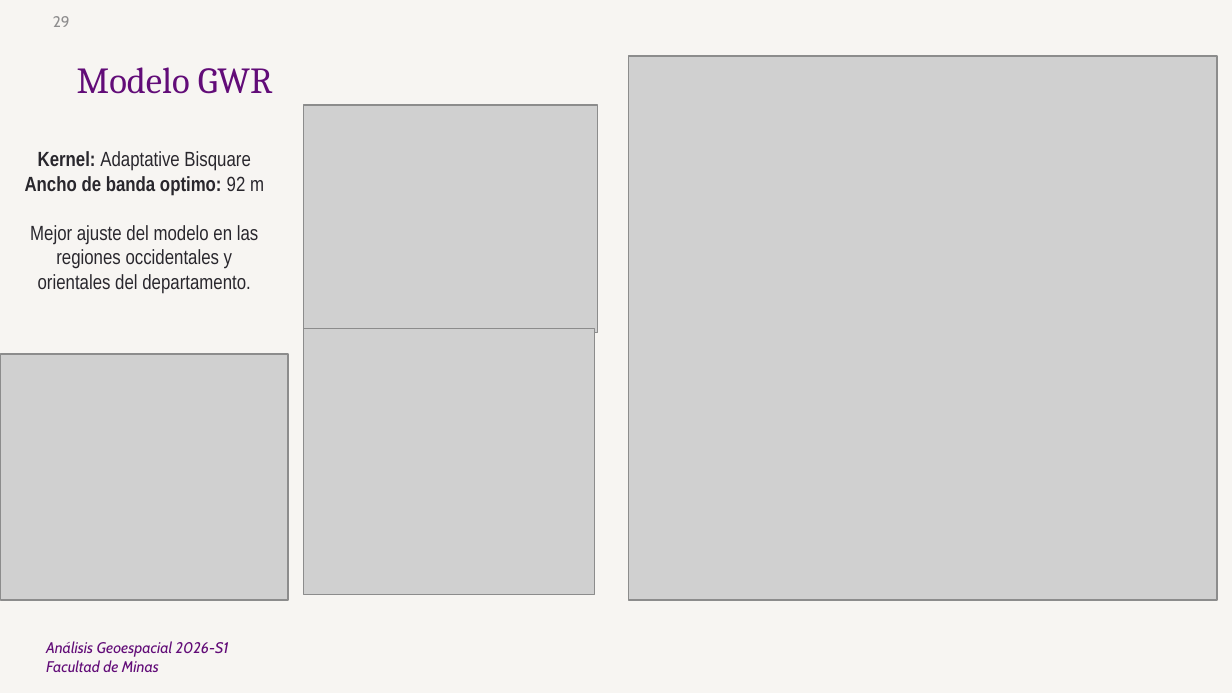
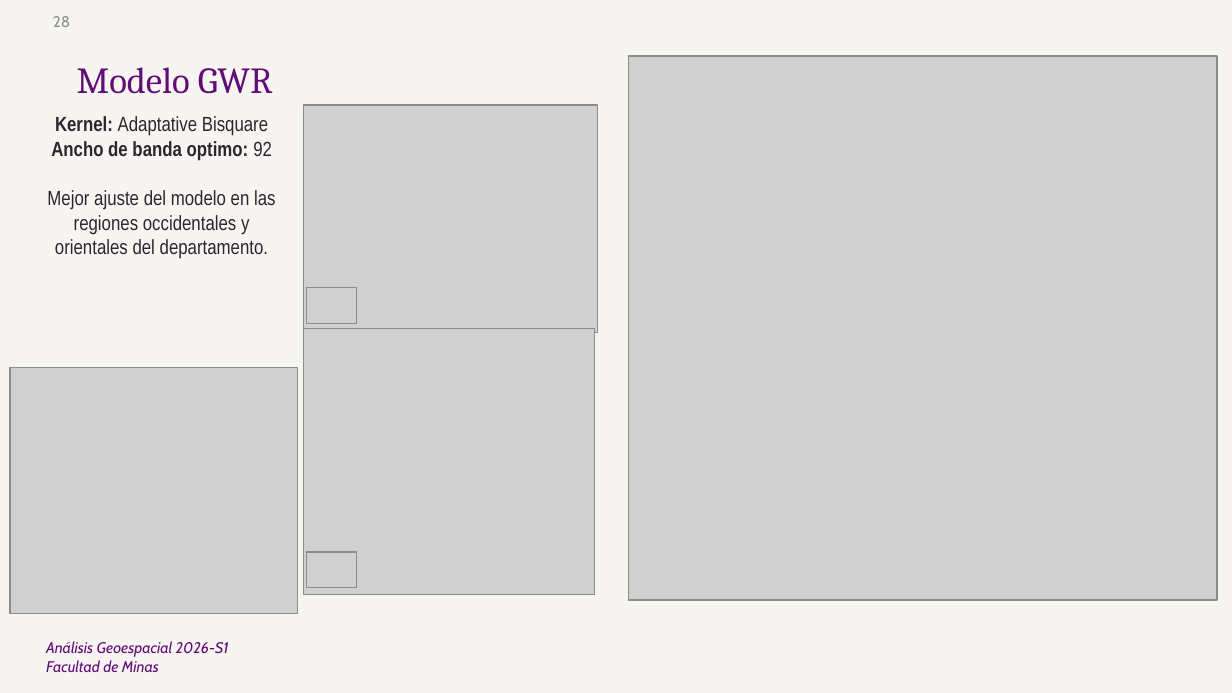
Before and after one commit to juzuluagao/2026_I_Analisis_Geoespacial, a slide deck: slide 28 of Presentaciones/SegundaPresentacion_AG_JDZO.pptx (slide 29 before the commit). Drawn at 1232x693 pixels with LibreOffice and Linux fonts; fonts in the diff are those of the drawing; grey boxes stand for pictures; background and template pictures are left out. Boxes give left, top, right and bottom in pixels: in the first picture for what was removed or moved away, otherwise in the second. Text is boxed around its words. In the diff, an @@ line names an element or a change of style, - is before the commit and + after.

```diff
--- a/Presentaciones/SegundaPresentacion_AG_JDZO.pptx
+++ b/Presentaciones/SegundaPresentacion_AG_JDZO.pptx
@@ page number at [53, 16, 70, 27]: text changed @@
-29
+28
@@ text "Kernel: Adaptative Bisquare": place and size @@
-text "Kernel: Adaptative Bisquare" at [25, 151, 264, 294]
+text "Kernel: Adaptative Bisquare" at [47, 116, 276, 259]
@@ text at [51, 141, 272, 160]: text changed @@
-Ancho de banda optimo: 92 m
+Ancho de banda optimo: 92
@@ picture added at [307, 288, 357, 324] @@
@@ picture: place and size @@
-picture at [1, 354, 288, 600]
+picture at [10, 367, 297, 614]
@@ picture added at [307, 552, 357, 588] @@
```
Also in this commit, not shown: 5 other slides changed, 1 slide added, 2 slides removed, 23 other files.
